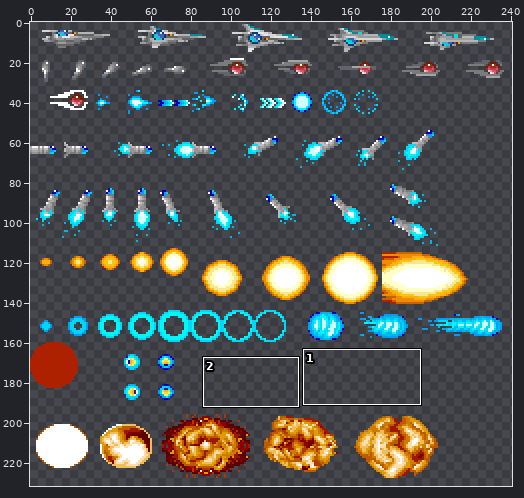
One commit to this sprite sheet: X-Multiply v.0.3/Game/Sprites_Assets/Player.png. The picture above shows the old version from afar; the outline marks the close-up.
Close-up. Before:
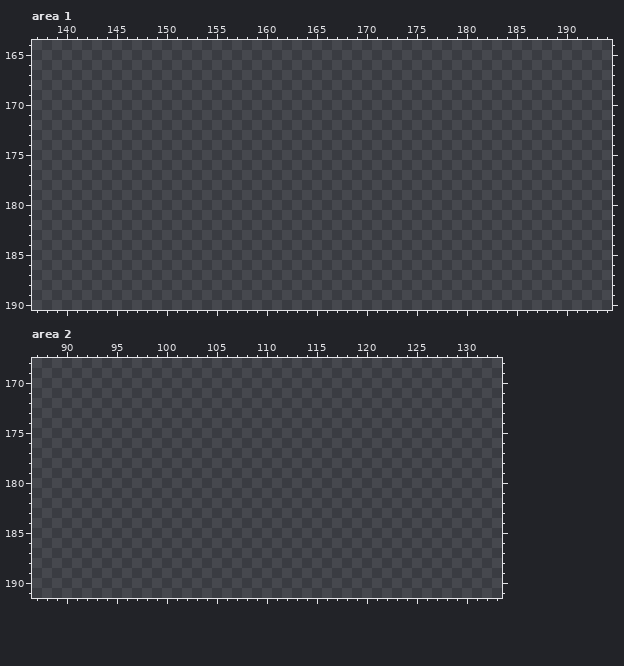
The file is 256x256 pixels. Shown: area 1: x 137..194, y 164..190; area 2: x 87..133, y 168..191. The wide view leaves out empty margins.
New version:
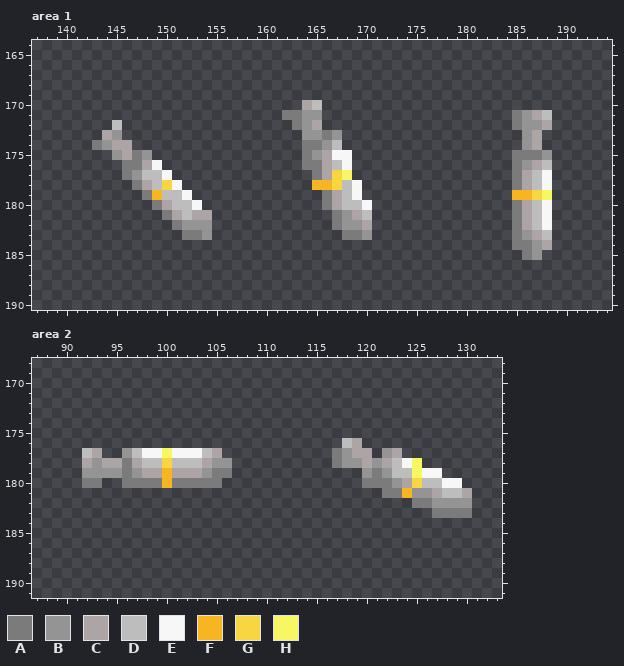
Palette (. is transparent): A #7b7b7b  B #949494  C #ada5a5  D #bdbdbd  E #f7f7f7  F #f7b521  G #f7d642  H #f7f763
Change:
Changed rows in their new state; - is an unchanged pixel.
Area 1:
first column x 143:
170 ---------------------CD-----------------------
171 -------------------AABB-------------------ABCD
172 --D-----------------ABC-------------------ABBC
173 -CB------------------BBAB------------------BC-
174 ABCC-----------------AABD------------------BC-
175 --BCAB---------------ABCEE----------------AAAB
176 ---AACE--------------AACDE----------------ABCD
177 ---ABDDE--------------ACGH----------------ACDE
178 ----ACDGE-------------FFGDE---------------ACDE
179 -----AFDDE-------------ACDE---------------FFGH
180 ------ACDDE------------ACDDE--------------ACDE
181 -------ACDCC------------ABCD--------------ACDE
182 --------ABBB------------ABBC--------------ACDE
183 ---------AAB-------------AAB--------------ABCD
184 ------------------------------------------AABC
185 -------------------------------------------AB-
Area 2:
first column x 92:
176 --------------------------DC-----------
177 DC--BDEEHEEEDC-----------ABCC-BC-------
178 CBCCACDDGDDDCBB----------ABBCBCDEH-----
179 BBBBABCCFCCCBAA-------------BABDDHEE---
180 AA--AAAAFAAAAA--------------AAABCGDDEE-
181 ------------------------------AAFBBCDDC
182 ---------------------------------AABBBB
183 -----------------------------------AAAA
